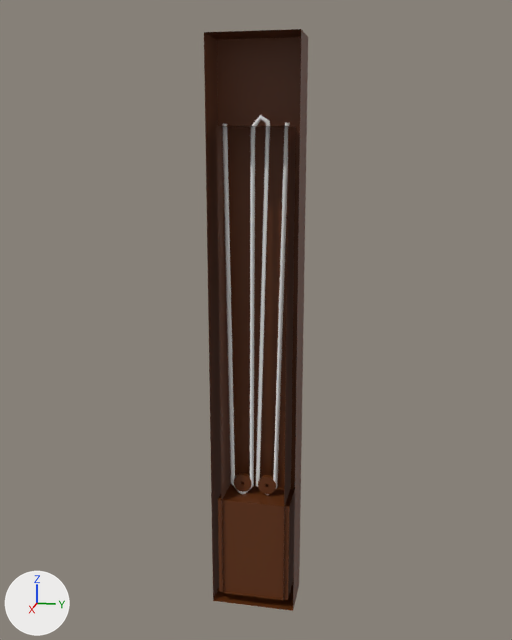
One commit to the FBX model Assets/_mainAssets/Content/Models/_category/Models2/elevator/Model/elevator.fbx: the scene before it, then after it.
Camera for both pictures: a 50 mm camera at (8.0, 27.51, 13.35) aimed at (-6.59, 24.59, 9.7). Lighting does not change. The marker at lower left points along +X, +Y and +Z.
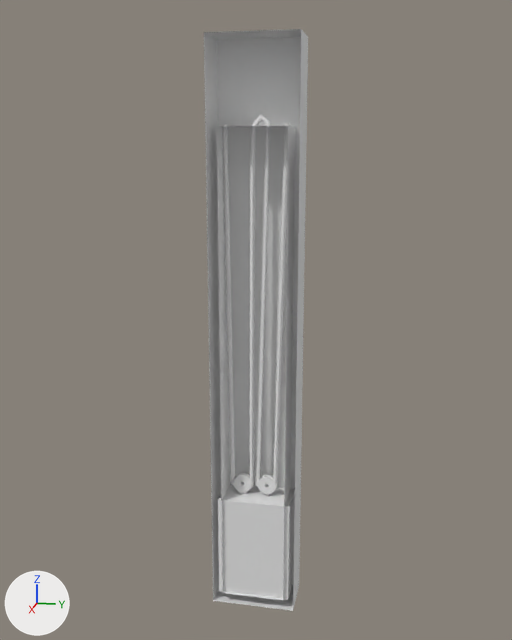
The newer file is also turned or shifted as a whole; pictures and numbers use the older file's frame.

Pixel boxes (x1, y1, x2, y2) of what changed, in the pictures (512 x 640 px):
'Plane.028', recoloured (brown to grey)
    both: (204, 29, 308, 611)
'Plane.023', recoloured (brown to grey)
    both: (228, 127, 288, 488)
'Plane.027', recoloured (brown to grey)
    both: (218, 473, 295, 600)
'Plane.021', recoloured (brown to grey)
    both: (217, 126, 295, 601)

What the commit changed:
me_plane_044 has 8 vertices, 4 faces and spans x -6.93..-5.99, y 23.93..25.34, z 3.33..13.72.
me_plane_044 no longer uses material mat_material_007 (brown #612f0a).
me_plane_043 has 104 vertices, 83 faces and spans x -6.99..-5.99, y 23.7..25.57, z 3.1..15.45.
me_plane_043 no longer uses material mat_material_007 (brown #612f0a).
me_plane_041 has 4 vertices, 1 face and spans x -6.93, y 23.93..25.34, z 3.33..13.72.
me_plane_041 no longer uses material mat_material_007 (brown #612f0a).
me_plane_042 has 192 vertices, 190 faces and spans x -6.92..-6.06, y 23.82..25.44, z 3.32..6.12.
me_plane_042 no longer uses material mat_material_007 (brown #612f0a).
